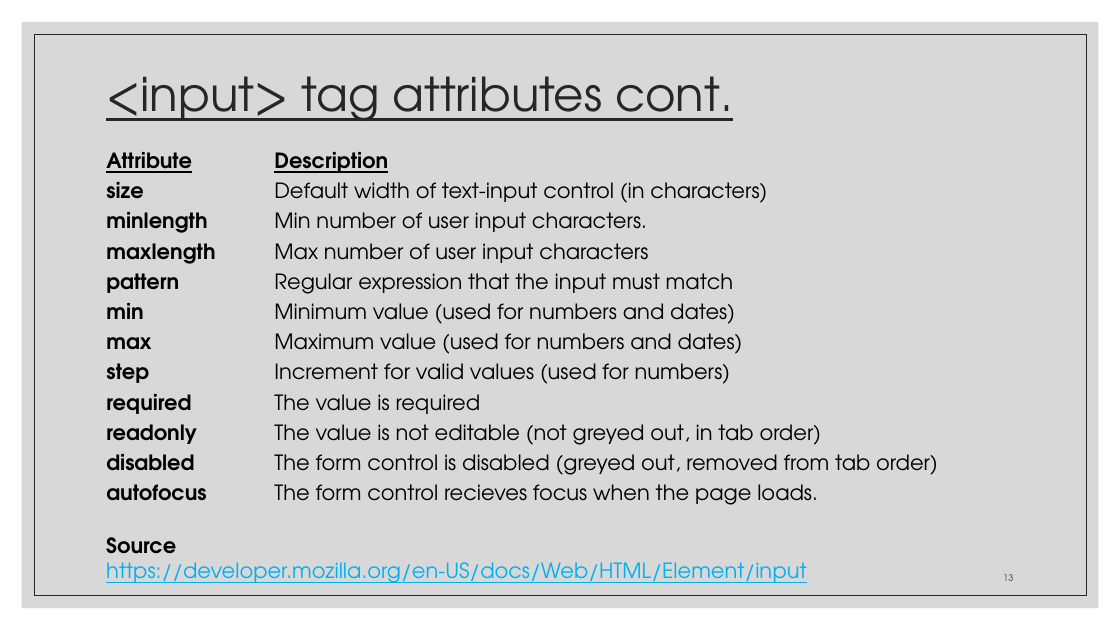
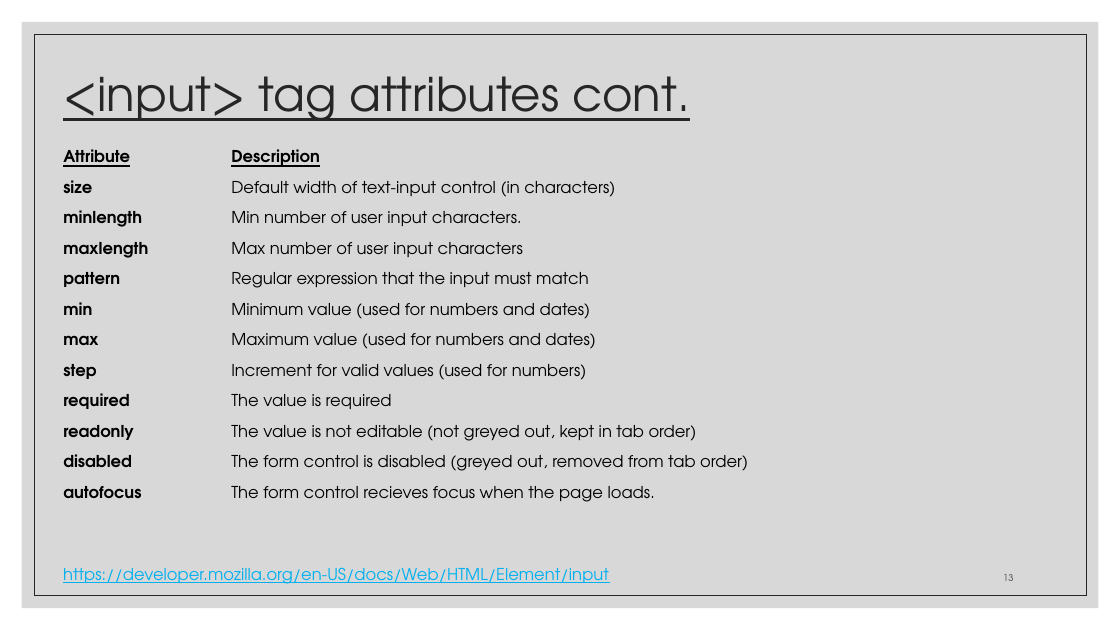
Before and after one commit to zackstotts/base-node-curriculum, a slide deck: slide 13 of unit_00/html_review/03 HTML Forms.pptx. Drawn at 1120x630 pixels with LibreOffice and Linux fonts; fonts in the diff are those of the drawing. Boxes give left, top, right and bottom in pixels: in the first picture for what was removed or moved away, otherwise in the second. Text is boxed around its words. In the diff, an @@ line names an element or a change of style, - is before the commit and + after.

```diff
--- a/unit_00/html_review/03 HTML Forms.pptx
+++ b/unit_00/html_review/03 HTML Forms.pptx
@@ title "<input> tag attributes cont.": place and size @@
-title "<input> tag attributes cont." at (106, 76, 733, 121)
+title "<input> tag attributes cont." at (63, 76, 690, 121)
@@ text "Attribute Description": place and size @@
-text "Attribute Description" at (106, 152, 938, 505)
+text "Attribute Description" at (63, 149, 748, 502)
@@ text at (63, 149, 748, 502): size 18 to 14 pt in "Attribute Description", "size Default width of text-input control (in ...", "minlength Min number of user input characters.", "maxlength Max number of user input characters" and 7 more places; more space between paragraphs @@
@@ text at (63, 425, 697, 441): text changed; size 18 to 14 pt @@
-readonly The value is not editable (not greyed out, in tab order)
+readonly The value is not editable (not greyed out, kept in tab order)
@@ text at (106, 537, 176, 554): paragraph removed @@
-Source
@@ text "https://developer.mozilla.org/en-US/docs/Web/HTML/Element/in ...": place and size @@
-text "https://developer.mozilla.org/en-US/docs/Web/HTML/Element/in ..." at (106, 537, 807, 583)
+text "https://developer.mozilla.org/en-US/docs/Web/HTML/Element/in ..." at (63, 567, 609, 584)
@@ text "https://developer.mozilla.org/en-US/docs/Web/HTML/Element/in ..." at (63, 567, 609, 584): size 18 to 14 pt @@
```
Also in this commit, not shown: 37 other slides changed.
